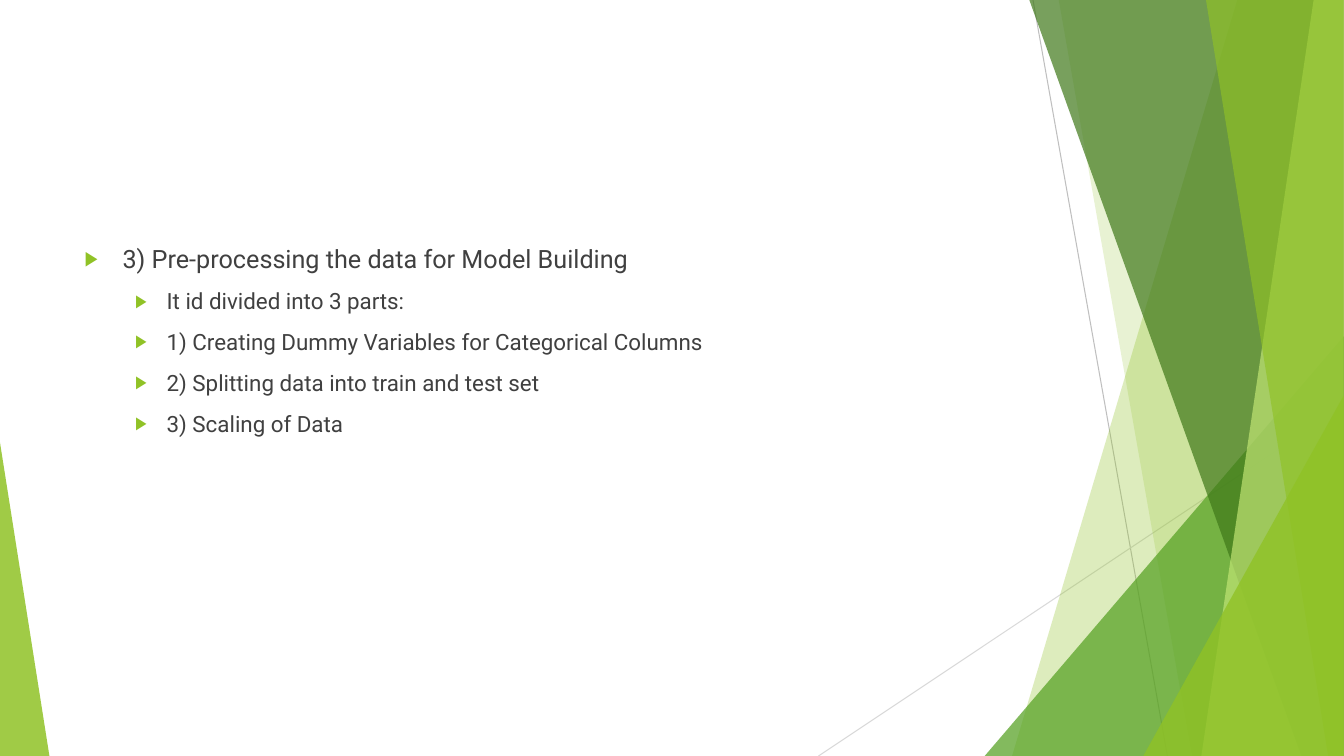
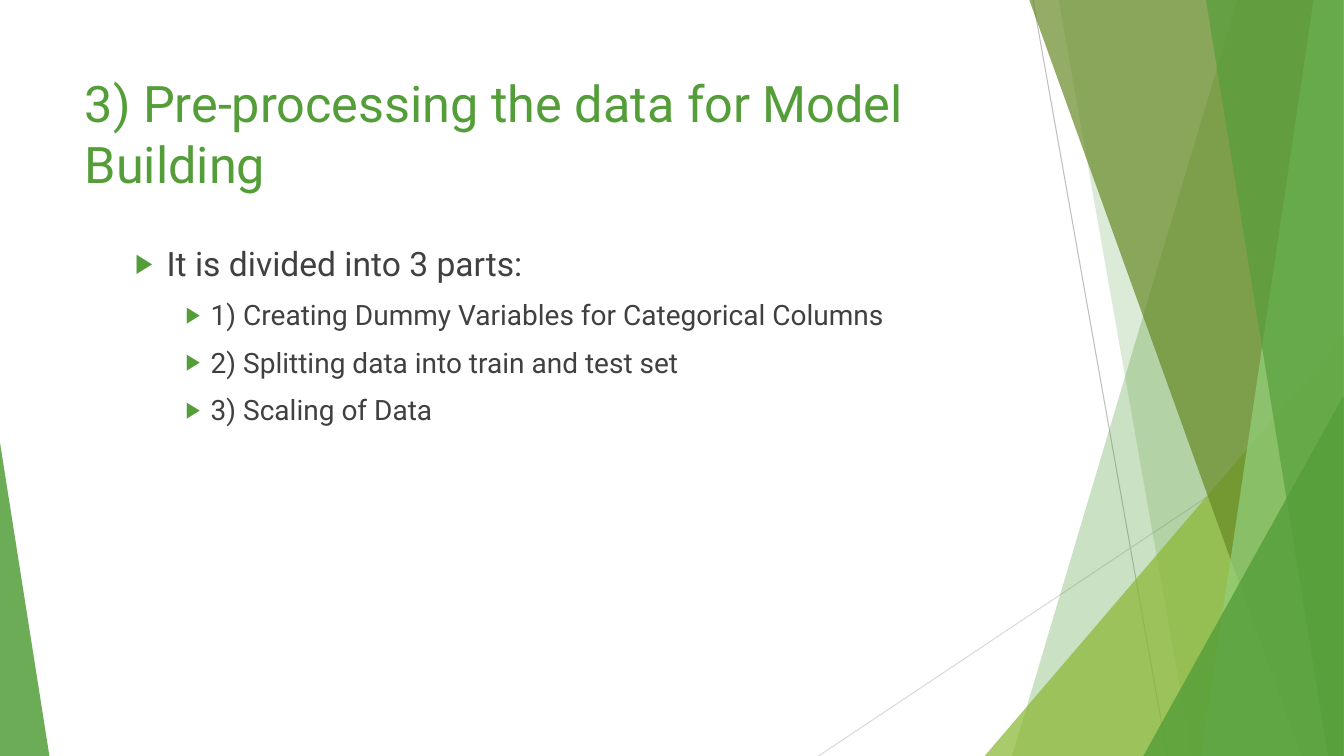
Before and after one commit to VasuMavani/Lead-Scoring, a slide deck: slide 62 of Lead Scoring Case Study.pptx. Drawn at 1344x756 pixels with LibreOffice and Linux fonts; fonts in the diff are those of the drawing. Boxes give left, top, right and bottom in pixels: in the first picture for what was removed or moved away, otherwise in the second. Text is boxed around its words. In the diff, an @@ line names an element or a change of style, - is before the commit and + after.

```diff
--- a/Lead Scoring Case Study.pptx
+++ b/Lead Scoring Case Study.pptx
@@ freeform shape at (x1=1012, y1=0, x2=1344, y2=756): fill #90C226 at 30% opacity to #549E39 at 30% opacity @@
@@ freeform shape at (x1=1029, y1=0, x2=1344, y2=756): fill #3F7819 at 70% opacity to #678A26 at 70% opacity @@
@@ freeform shape at (x1=1059, y1=0, x2=1344, y2=756): fill #90C226 at 20% opacity to #549E39 at 20% opacity @@
@@ freeform shape at (x1=1202, y1=0, x2=1344, y2=756): fill #C0E474 at 70% opacity to #93D07D at 70% opacity @@
@@ freeform shape at (x1=1206, y1=0, x2=1344, y2=756): fill #90C226 at 65% opacity to #549E39 at 65% opacity @@
@@ title added at (x1=85, y1=82, x2=903, y2=194), 36 pt, text #549E39 @@
+3) Pre-processing the data for Model Building
@@ text at (x1=167, y1=251, x2=523, y2=283): text changed; size 18 to 24 pt @@
-▶ 3) Pre-processing the data for Model Building
-  ▶ It id divided into 3 parts:
+  ▶ It is divided into 3 parts:
@@ text at (x1=211, y1=302, x2=883, y2=426): size 16 to 20 pt in "1) Creating Dummy Variables for Categorical Columns", "2) Splitting data into train and test ...", "3) Scaling of Data"; list level 2 to 3 in "1) Creating Dummy Variables for ..."; bullet colour #90C226 to #549E39; list level 2 to 3 in "2) Splitting data into train ..."; list level 2 to 3 in "3) Scaling of Data" @@
@@ triangle at (x1=985, y1=336, x2=1344, y2=756): fill #54A021 at 72% opacity to #8AB833 at 72% opacity @@
@@ triangle at (x1=1143, y1=396, x2=1344, y2=756): fill #90C226 at 80% opacity to #549E39 at 80% opacity @@
@@ triangle at (x1=0, y1=443, x2=49, y2=756): fill #90C226 at 85% opacity to #549E39 at 85% opacity @@
```
Also in this commit, not shown: 87 other slides changed.
